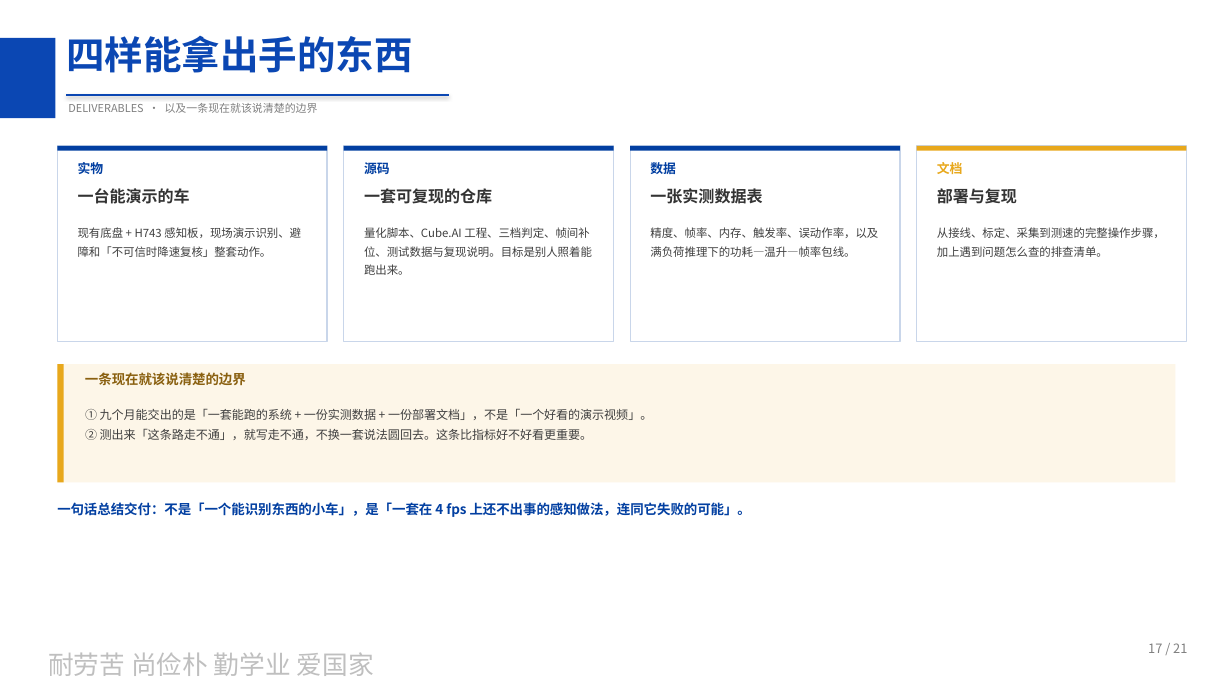
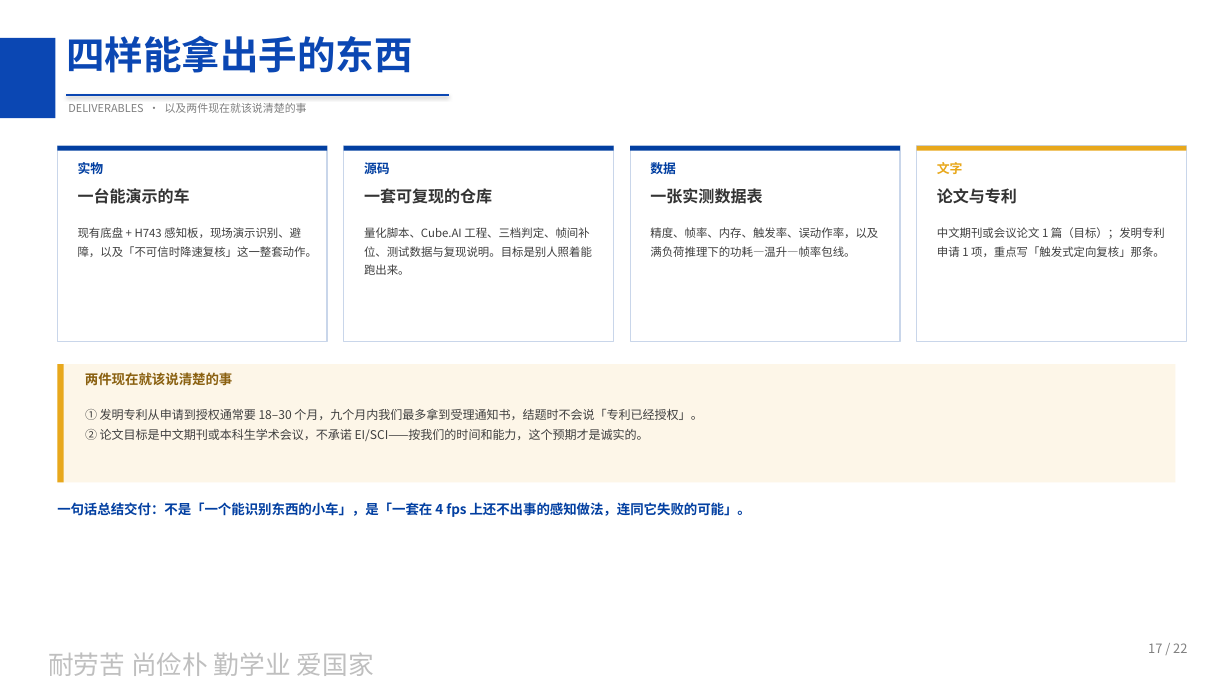
Before and after one commit to peach-ai280/srtp-tiny-detect-car, a slide deck: slide 17 of docs/01_立项/立项答辩_20261020.pptx. Drawn at 1232x693 pixels with LibreOffice and Linux fonts; fonts in the diff are those of the drawing; background and template pictures are left out. Boxes give left, top, right and bottom in pixels: in the first picture for what was removed or moved away, otherwise in the second. Text is boxed around its words. In the diff, an @@ line names an element or a change of style, - is before the commit and + after.

```diff
--- a/docs/01_立项/立项答辩_20261020.pptx
+++ b/docs/01_立项/立项答辩_20261020.pptx
@@ text at (68,103,307,113): text changed @@
-DELIVERABLES · 以及一条现在就该说清楚的边界
+DELIVERABLES · 以及两件现在就该说清楚的事
@@ text at (937,162,963,174): text changed @@
-文档
+文字
@@ text at (937,188,1017,204): text changed @@
-部署与复现
+论文与专利
@@ text at (78,227,317,257): text changed @@
-现有底盘 + H743 感知板，现场演示识别、避障和「不可信时降速复核」整套动作。
+现有底盘 + H743 感知板，现场演示识别、避障，以及「不可信时降速复核」这一整套动作。
@@ text at (937,227,1165,257): text changed @@
-从接线、标定、采集到测速的完整操作步骤，加上遇到问题怎么查的排查清单。
+中文期刊或会议论文 1 篇（目标）；发明专利申请 1 项，重点写「触发式定向复核」那条。
@@ text at (85,372,232,385): text changed @@
-一条现在就该说清楚的边界
+两件现在就该说清楚的事
@@ text at (85,408,702,441): text changed @@
-① 九个月能交出的是「一套能跑的系统 + 一份实测数据 + 一份部署文档」，不是「一个好看的演示视频」。
-② 测出来「这条路走不通」，就写走不通，不换一套说法圆回去。这条比指标好不好看更重要。
+① 发明专利从申请到授权通常要 18–30 个月，九个月内我们最多拿到受理通知书，结题时不会说「专利已经授权」。
+② 论文目标是中文期刊或本科生学术会议，不承诺 EI/SCI——按我们的时间和能力，这个预期才是诚实的。
@@ text at (1148,643,1187,653): text changed @@
-17 / 21
+17 / 22
```
Also in this commit, not shown: 13 other slides changed, 1 slide added, 2 other files.
